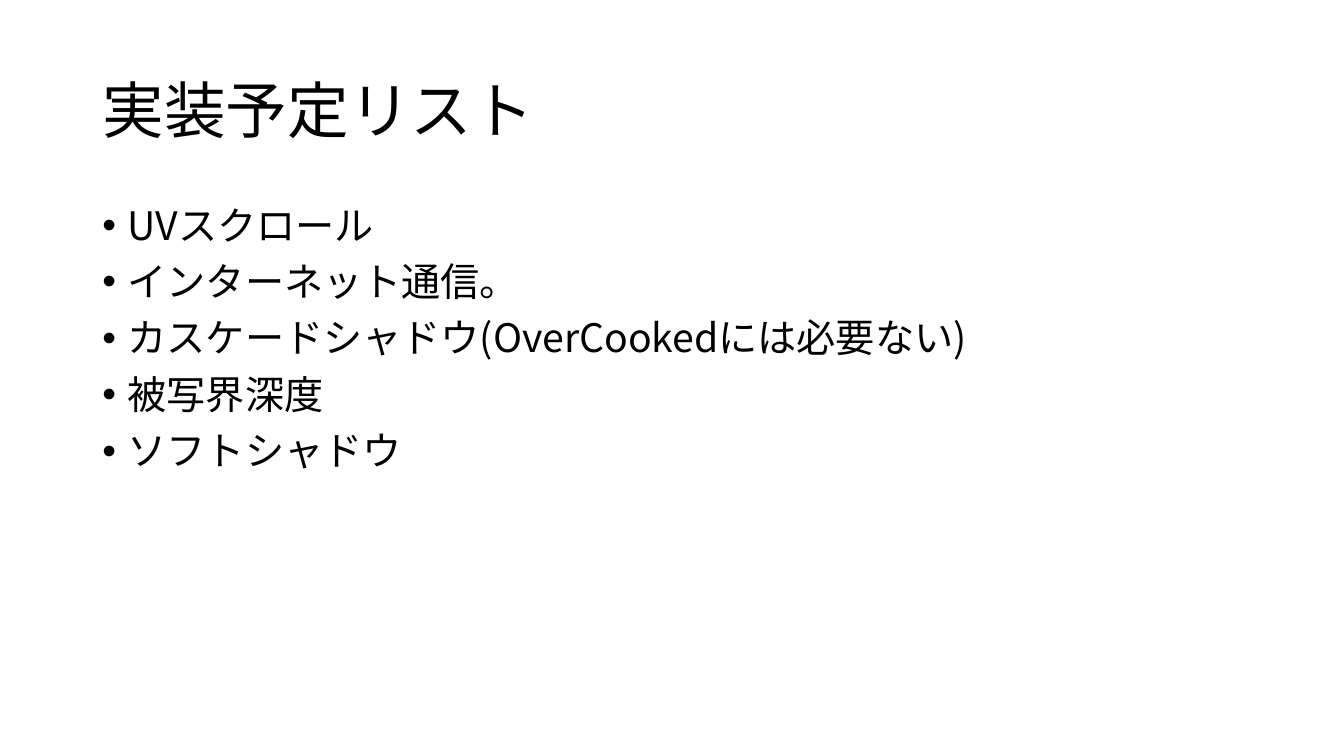
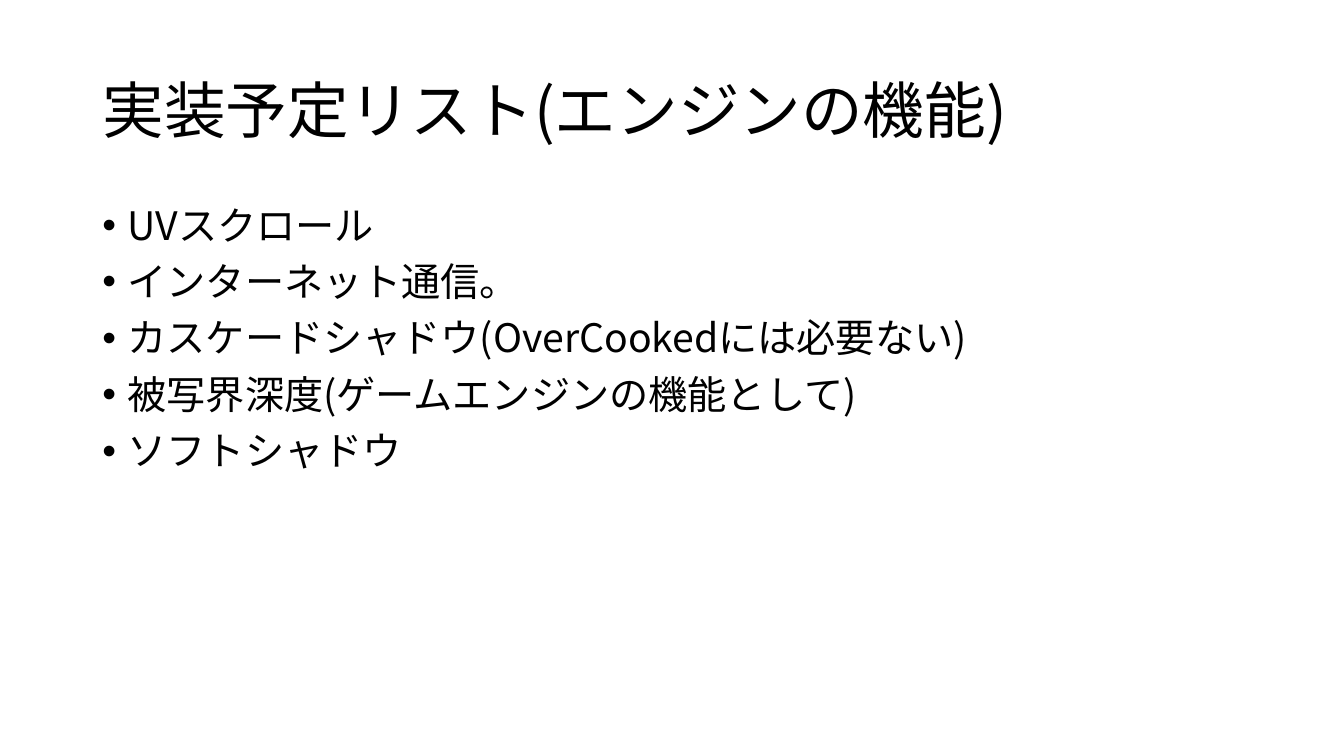
Before and after one commit to kyotento/KyotEngine, a slide deck: slide 12 of ポートフォリオ(仮).pptx (slide 11 before the commit). Drawn at 1344x756 pixels with LibreOffice and Linux fonts; fonts in the diff are those of the drawing. Boxes give left, top, right and bottom in pixels: in the first picture for what was removed or moved away, otherwise in the second. Text is boxed around its words. In the diff, an @@ line names an element or a change of style, - is before the commit and + after.

```diff
--- a/ポートフォリオ(仮).pptx
+++ b/ポートフォリオ(仮).pptx
@@ title at [102, 81, 1007, 145]: text changed @@
-実装予定リスト
+実装予定リスト(エンジンの機能)
@@ text at [128, 376, 857, 417]: text changed @@
-• 被写界深度
+• 被写界深度(ゲームエンジンの機能として)
```
Also in this commit, not shown: 5 other slides changed, 1 slide added, 35 other files.
